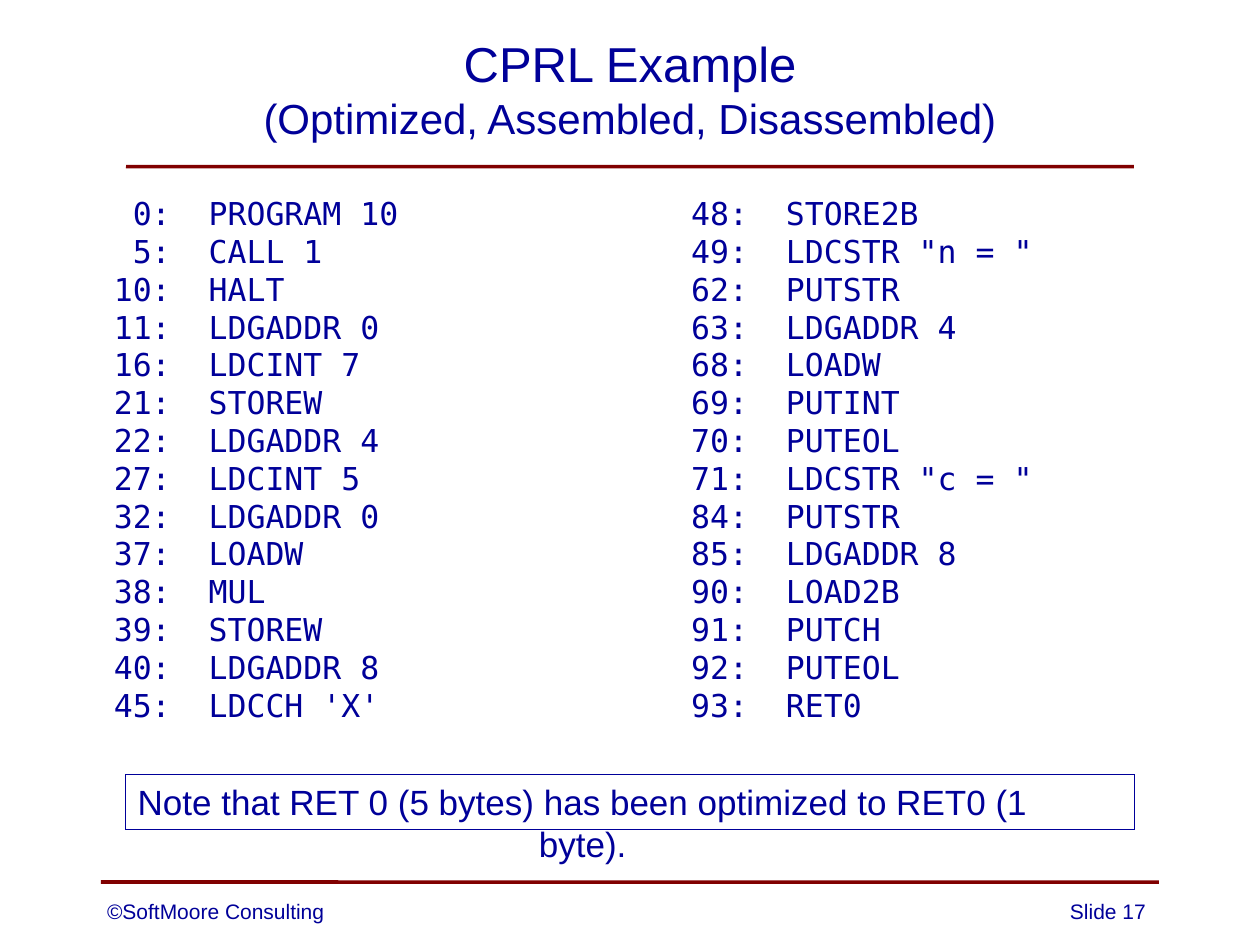
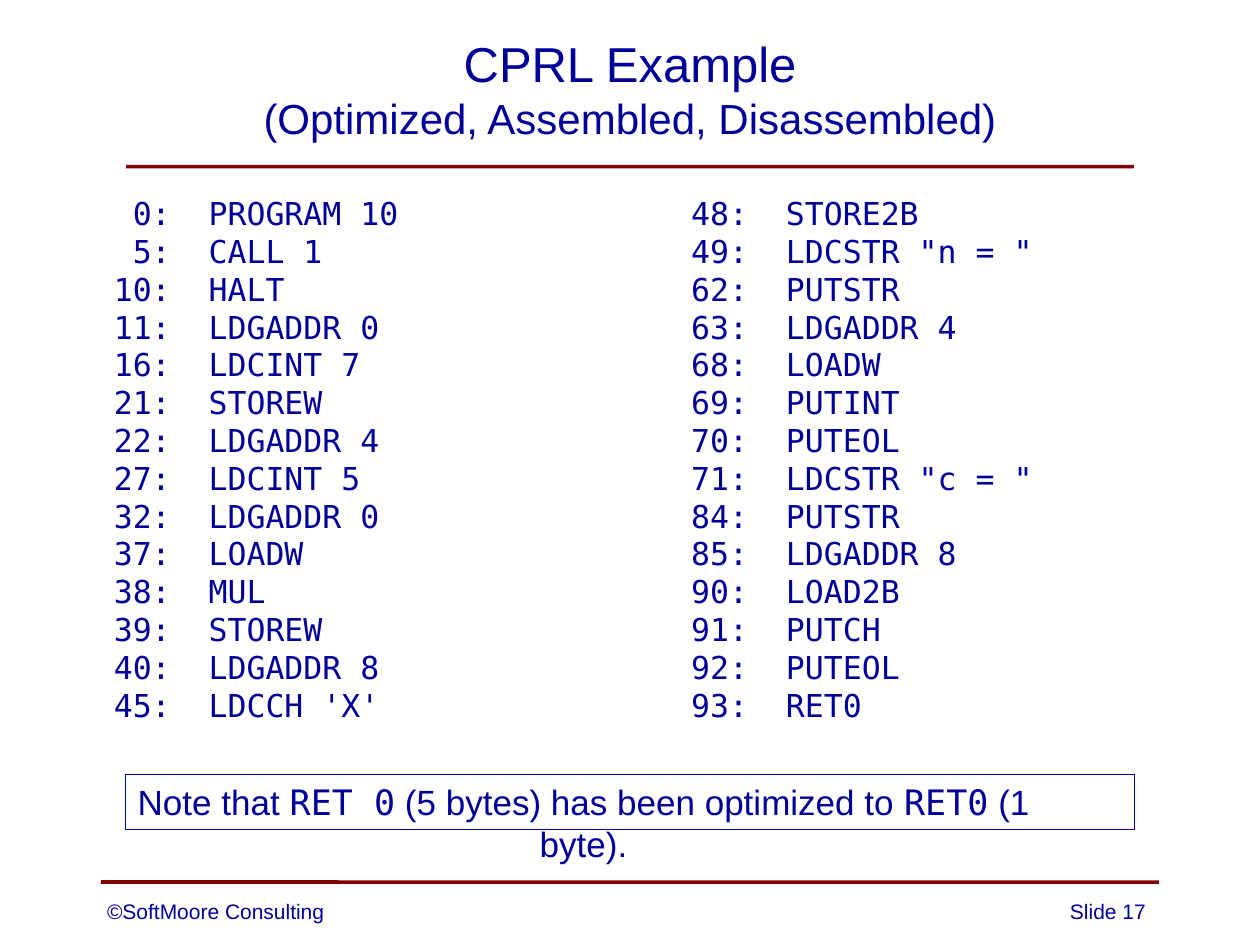
Before and after one commit to SoftMoore/CPRL-Java-4th, a slide deck: slide 17 of PowerPoints/10 - CVM.pptx. Drawn at 1260x945 pixels with LibreOffice and Linux fonts; fonts in the diff are those of the drawing. Boxes give left, top, right and bottom in pixels: in the first picture for what was removed or moved away, otherwise in the second. Text is boxed around its words. In the diff, an @@ line names an element or a change of style, - is before the commit and + after.

Commit message:
Font change on two slildes.

```diff
--- a/PowerPoints/10 - CVM.pptx
+++ b/PowerPoints/10 - CVM.pptx
@@ rectangle "Note that RET 0 (5 ..." at (x1=125, y1=775, x2=1134, y2=830): font Arial to DejaVu Sans Mono in "RET 0 RET0" @@
```
Also in this commit, not shown: 1 other slide changed.
